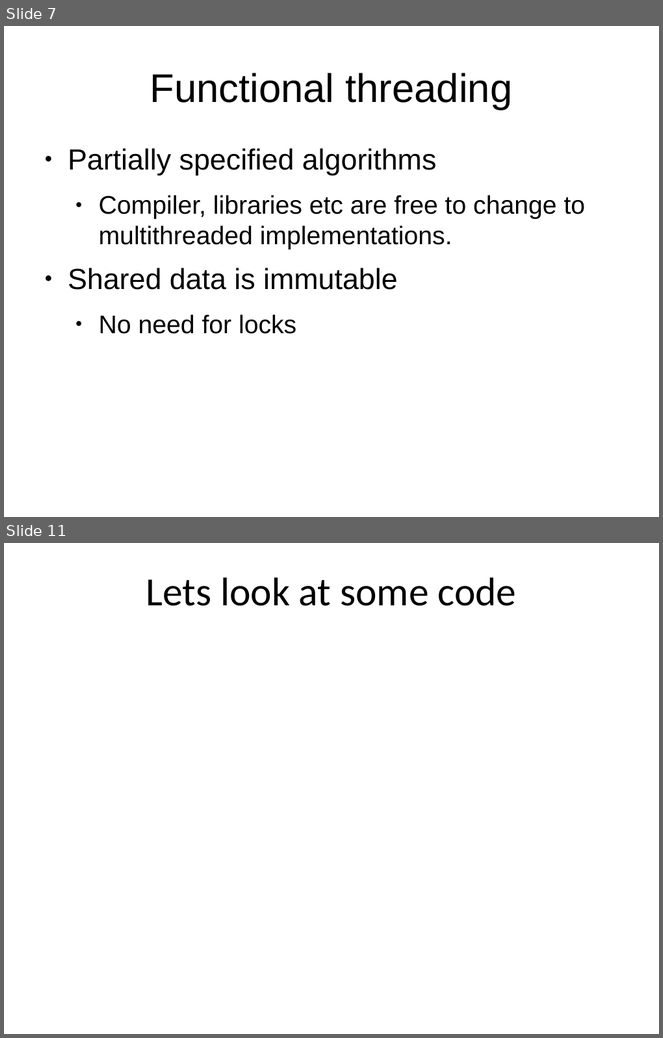
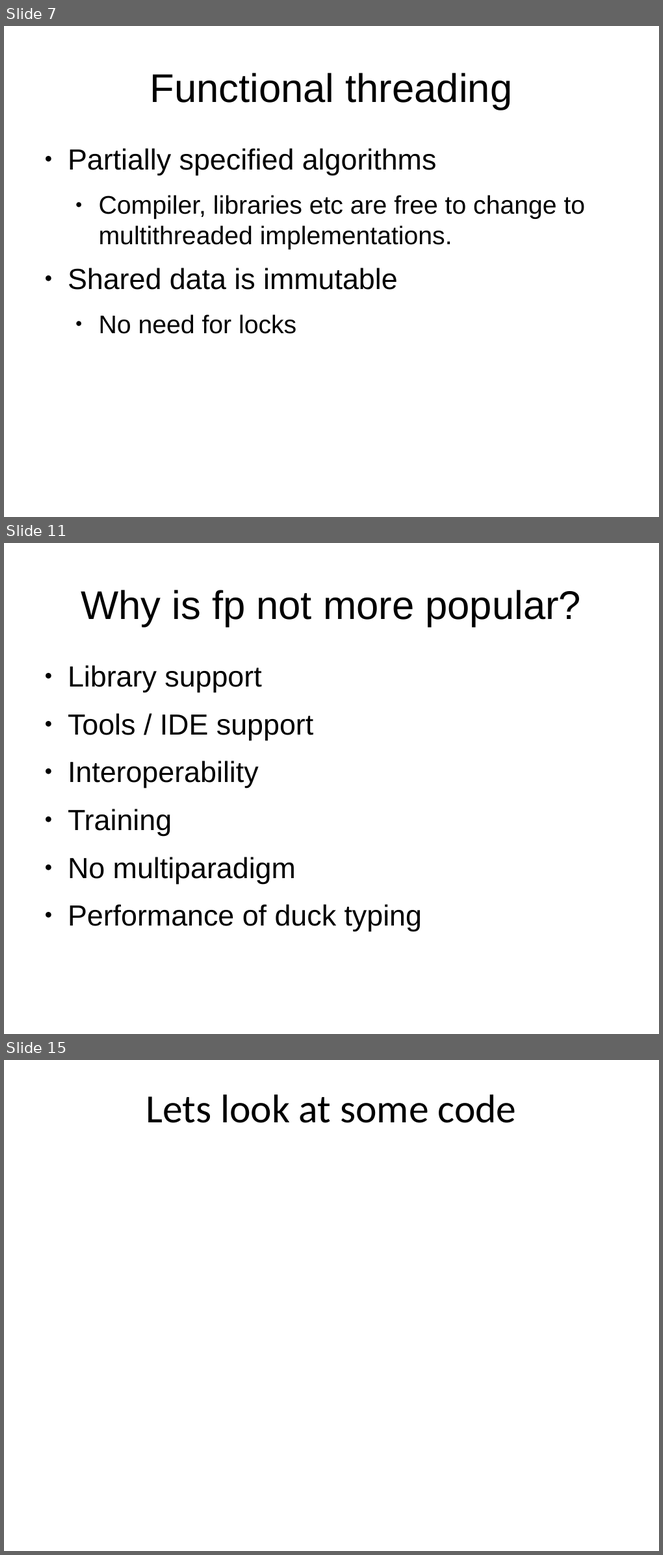
Before and after one commit to mlidbom/FSharpElevate, a slide deck: FSharp2.pptx. Shown one above the other, each under a label of ours: slides 7 and 11 before the commit, slides 7, 11 and 15 after it; the slides between them are not shown. The pictures are 663x1038 and 663x1555 pixels, drawn with LibreOffice and Linux fonts; fonts in the diff are those of the drawing. Boxes give left, top, right and bottom in pixels: in the first picture for what was removed or moved away, otherwise in the second. Text is boxed around its words. In the diff, an @@ line names an element or a change of style, - is before the commit and + after.

```diff
--- a/FSharp2.pptx
+++ b/FSharp2.pptx
@@ slide 11 added at box(4, 543, 659, 1034), background #FFFFFF @@
@@ title added at box(81, 590, 581, 627), 44 pt, text #000000 @@
+Why is fp not more popular?
@@ text added at box(68, 665, 422, 932), 32 pt, text #000000 @@
+● Library support
+● Tools / IDE support
+● Interoperability
+● Training
+● No multiparadigm
+● Performance of duck typing
@@ what was slide 11 is now slide 15 @@
```
Also in this commit, not shown: 6 slides changed, 3 other slides added, 7 other files.
